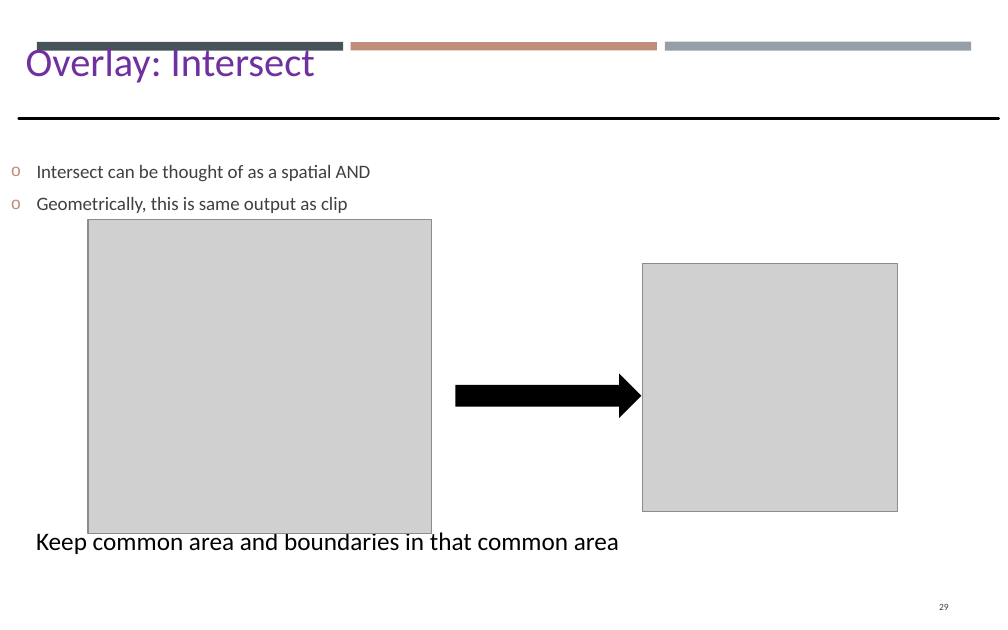
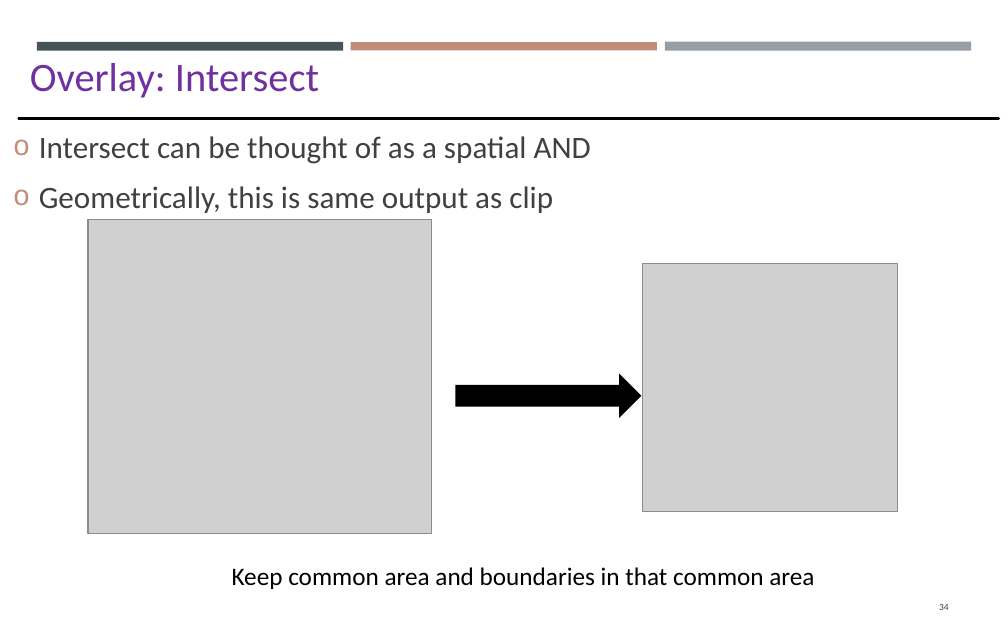
Before and after one commit to gisynw/GIS_I, a slide deck: slide 34 of docs/Lectures/Week12/Lecture11_GEOG2475_Vector.pptx (slide 29 before the commit). Drawn at 1008x630 pixels with LibreOffice and Linux fonts; fonts in the diff are those of the drawing; grey boxes stand for pictures. Boxes give left, top, right and bottom in pixels: in the first picture for what was removed or moved away, otherwise in the second. Text is boxed around its words. In the diff, an @@ line names an element or a change of style, - is before the commit and + after.

```diff
--- a/docs/Lectures/Week12/Lecture11_GEOG2475_Vector.pptx
+++ b/docs/Lectures/Week12/Lecture11_GEOG2475_Vector.pptx
@@ text "Overlay: Intersect" rewrapped from [26,42,315,83] to [30,63,319,98] @@
@@ text "Intersect can be thought of ...": place and size @@
-text "Intersect can be thought of ..." at [37,165,371,213]
+text "Intersect can be thought of ..." at [39,136,591,213]
@@ text "Intersect can be thought of ..." at [39,136,591,213]: size 12.2 to 20 pt; more space between paragraphs @@
@@ text "Keep common area and boundaries ...": place and size @@
-text "Keep common area and boundaries ..." at [36,529,619,554]
+text "Keep common area and boundaries ..." at [232,567,814,589]
@@ page number at [939,604,949,610]: text changed @@
-29
+34
```
Also in this commit, not shown: 25 other slides changed, 13 slides added, 8 slides removed.
